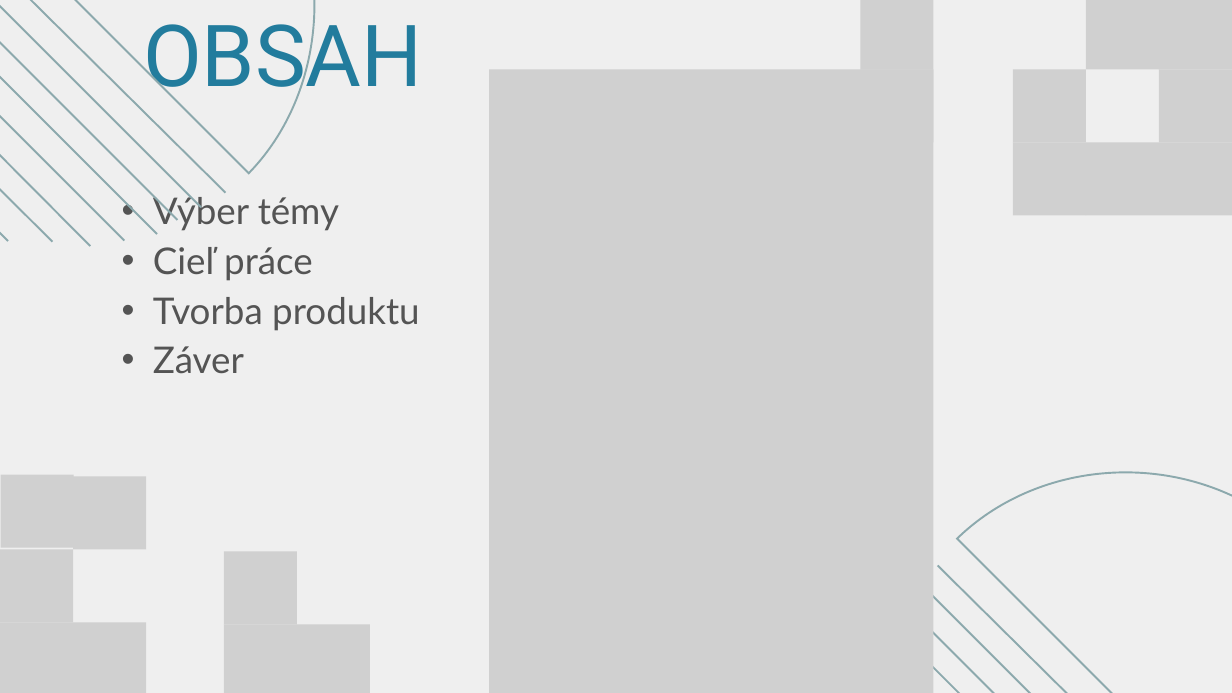
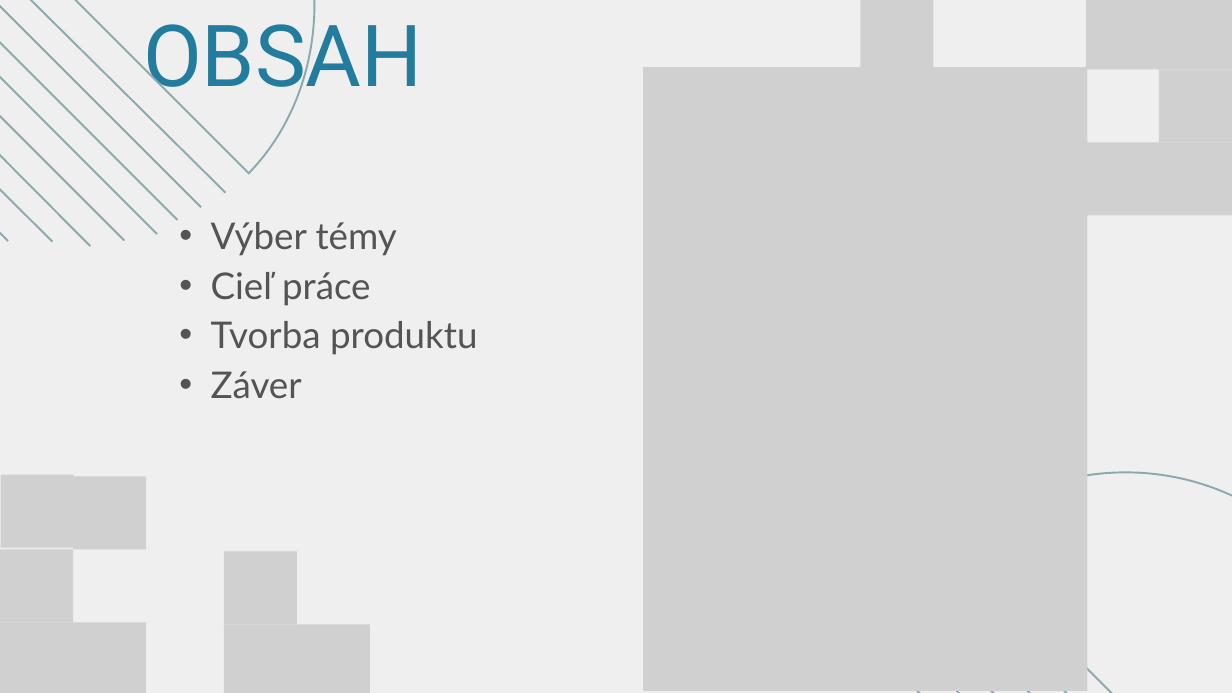
Before and after one commit to JaukoKakauko/Petrun_rocnikova, a slide deck: slide 2 of Prezentacia/Servery_obhajoba.pptx. Drawn at 1232x693 pixels with LibreOffice and Linux fonts; fonts in the diff are those of the drawing; grey boxes stand for pictures. Boxes give left, top, right and bottom in pixels: in the first picture for what was removed or moved away, otherwise in the second. Text is boxed around its words. In the diff, an @@ line names an element or a change of style, - is before the commit and + after.

```diff
--- a/Prezentacia/Servery_obhajoba.pptx
+++ b/Prezentacia/Servery_obhajoba.pptx
@@ picture: place and size @@
-picture at bbox=[489, 69, 933, 692]
+picture at bbox=[643, 67, 1087, 691]
@@ text "Výber témy" rewrapped from bbox=[153, 193, 419, 374] to bbox=[211, 222, 477, 399] @@
```
Also in this commit, not shown: 4 other slides changed, 1 slide added, 1 slide removed.
